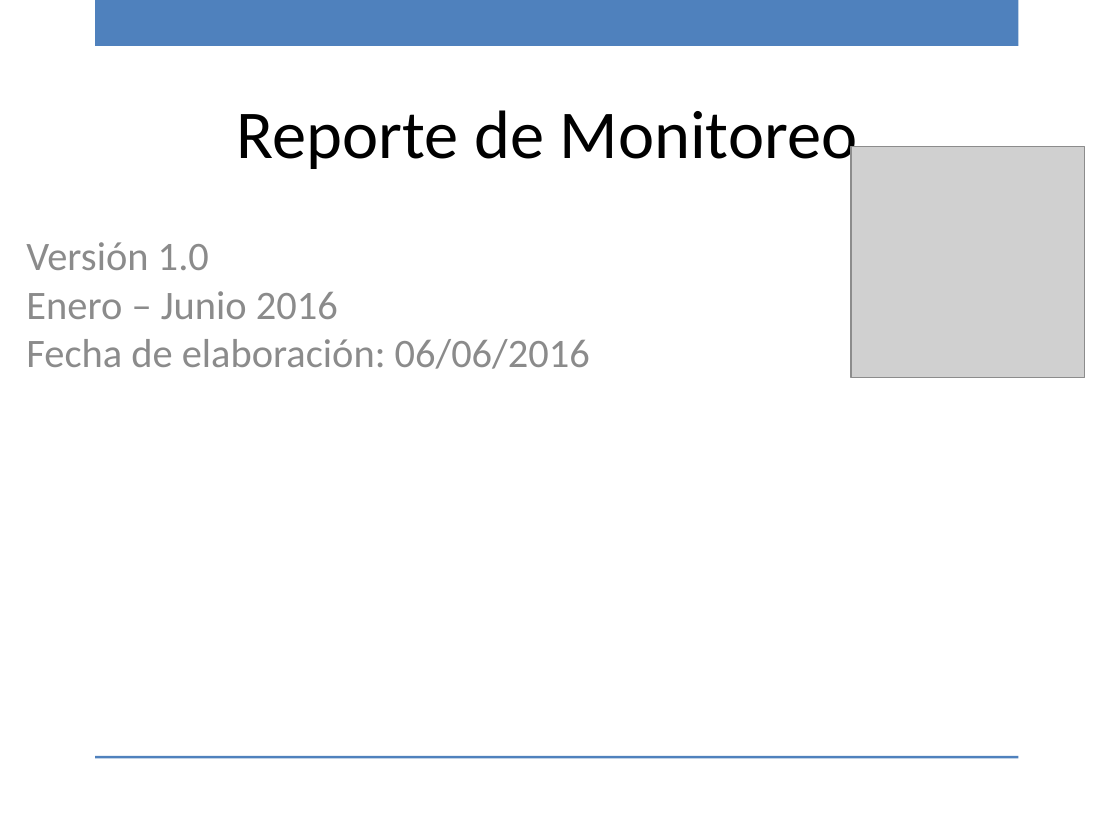
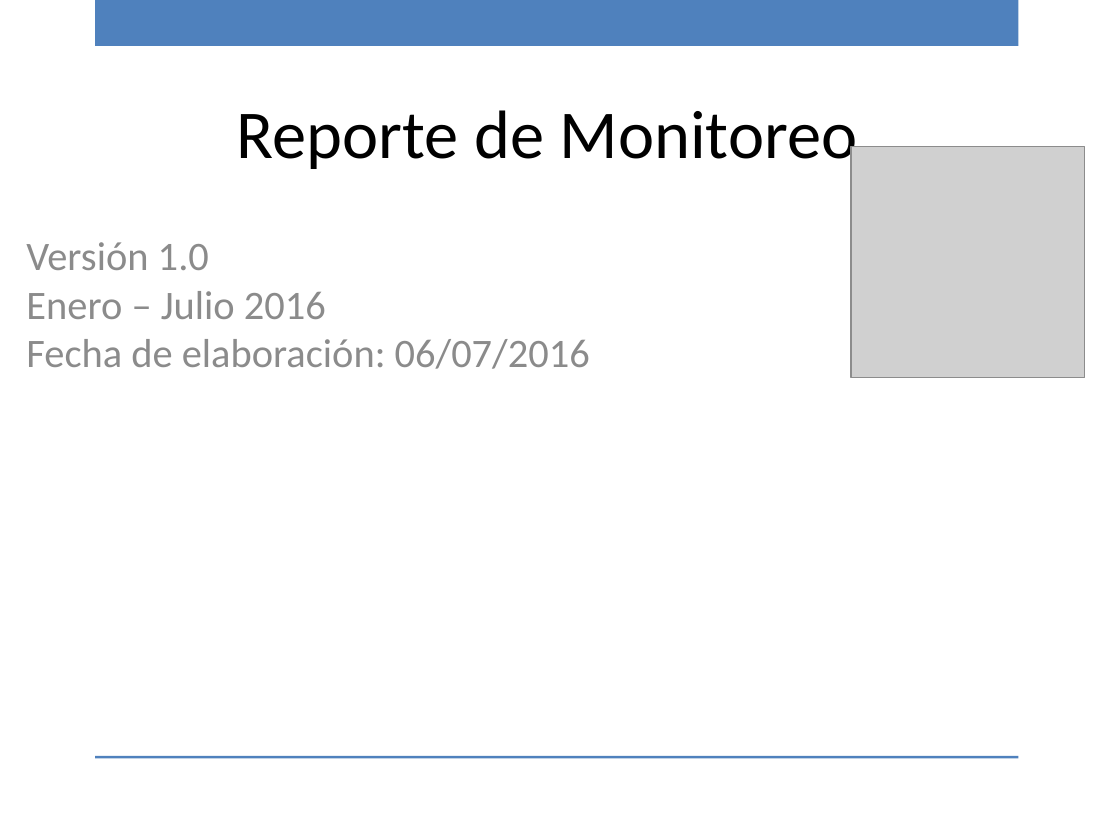
Before and after one commit to ricardo-novelasos/SOSQTP, a slide deck: slide 1 of Proyectos/2016/Métricas y monitoreo/Reporte_monitoreo_2016.pptx. Drawn at 1120x840 pixels with LibreOffice and Linux fonts; fonts in the diff are those of the drawing; grey boxes stand for pictures; background and template pictures are left out. Boxes give left, top, right and bottom in pixels: in the first picture for what was removed or moved away, otherwise in the second. Text is boxed around its words. In the diff, an @@ line names an element or a change of style, - is before the commit and + after.

Commit message:
Reporte de monitores mes de junio

```diff
--- a/Proyectos/2016/Métricas y monitoreo/Reporte_monitoreo_2016.pptx
+++ b/Proyectos/2016/Métricas y monitoreo/Reporte_monitoreo_2016.pptx
@@ text at <box>26,291,590,369</box>: text changed @@
-Enero – Junio 2016
-Fecha de elaboración: 06/06/2016
+Enero – Julio 2016
+Fecha de elaboración: 06/07/2016
```
Also in this commit, not shown: 18 other slides changed, 2 slides added, 2 slides removed, 2 other files.
